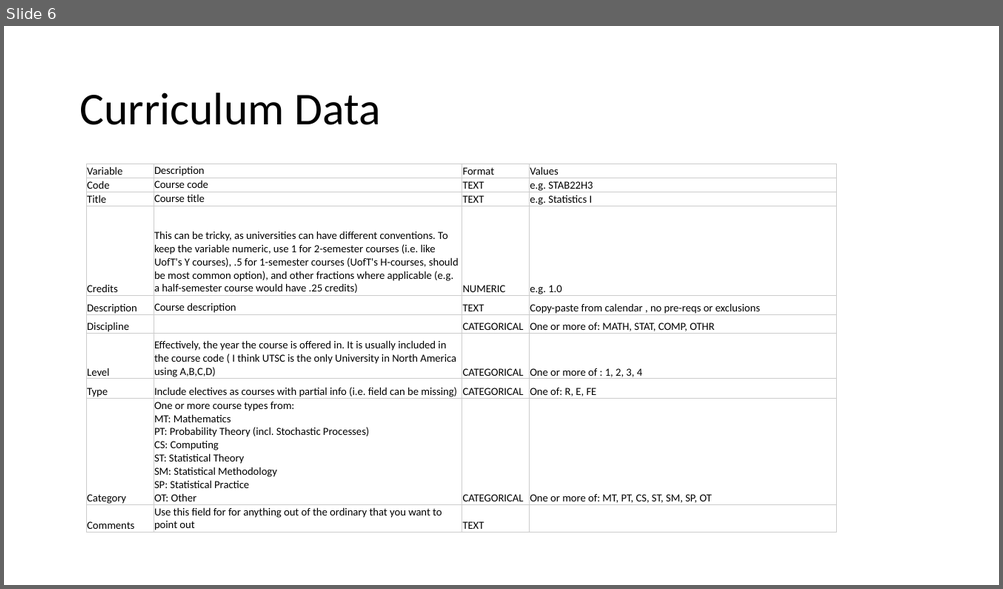
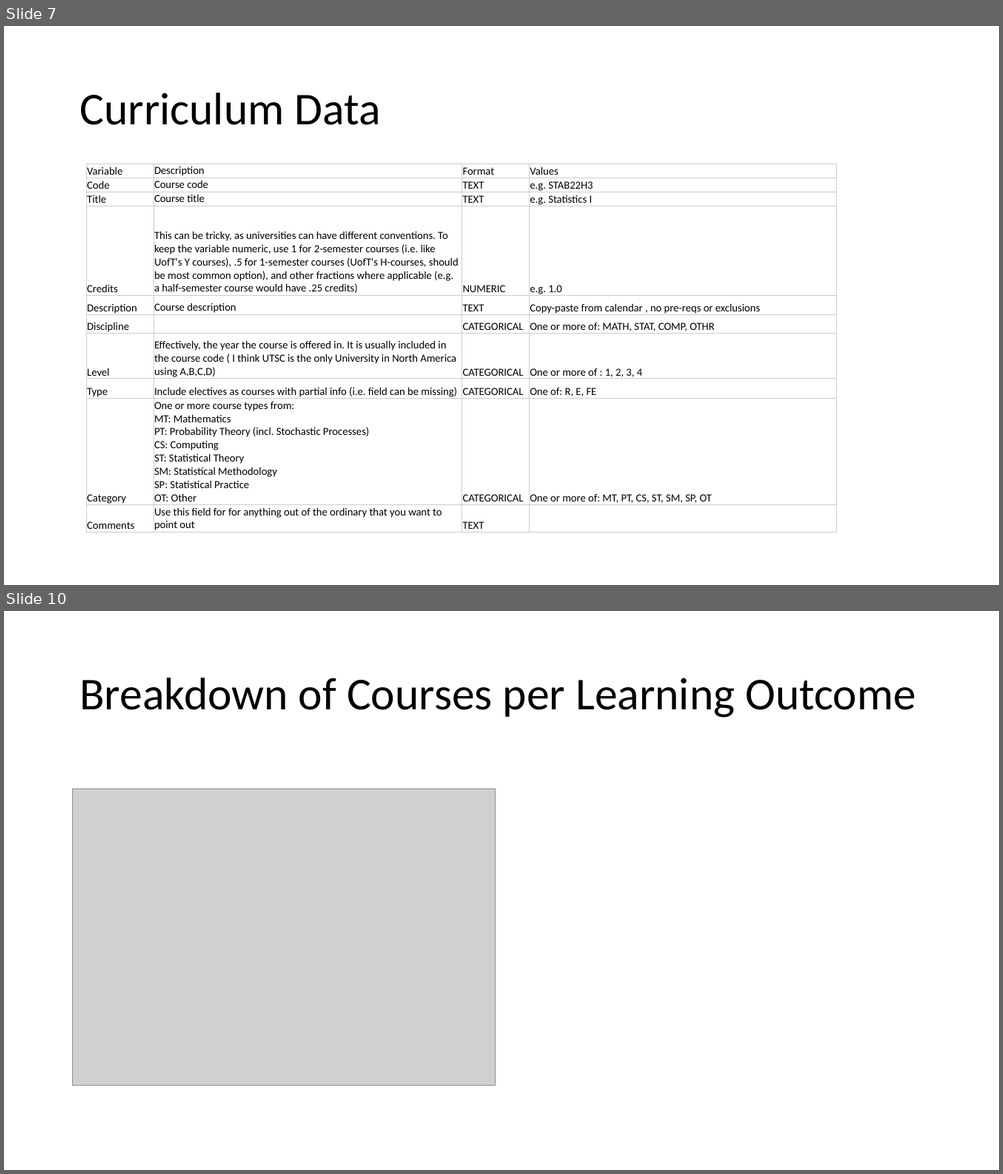
Before and after one commit to damouras/SoSC, a slide deck: Status fo Statistics Curricula.pptx. Shown one above the other, each under a label of ours: slide 6 before the commit, slides 7 and 10 after it; the slides between them are not shown. The pictures are 1003x589 and 1003x1174 pixels, drawn with LibreOffice and Linux fonts; fonts in the diff are those of the drawing; grey boxes stand for pictures. Boxes give left, top, right and bottom in pixels: in the first picture for what was removed or moved away, otherwise in the second. Text is boxed around its words. In the diff, an @@ line names an element or a change of style, - is before the commit and + after.

```diff
--- a/Status fo Statistics Curricula.pptx
+++ b/Status fo Statistics Curricula.pptx
@@ slide 10 added at [4,611,999,1170], background #FFFFFF @@
@@ title added at [79,678,916,718], 44 pt, text #000000 @@
+Breakdown of Courses per Learning Outcome
@@ picture added at [73,789,495,1085] @@
@@ what was slide 6 is now slide 7 @@
```
Also in this commit, not shown: 7 slides changed, 2 other slides added, 2 slides removed, 7 other files.
